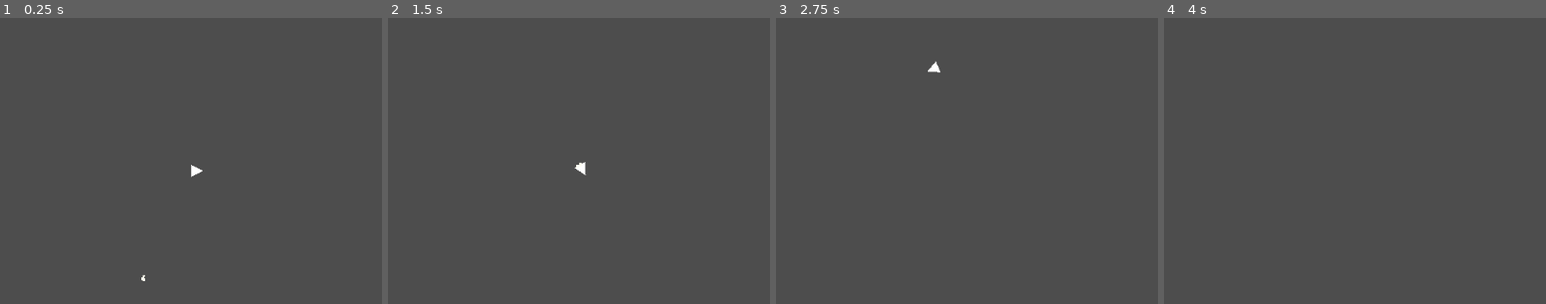
Above: before the commit, frames 1-4 (left to right).
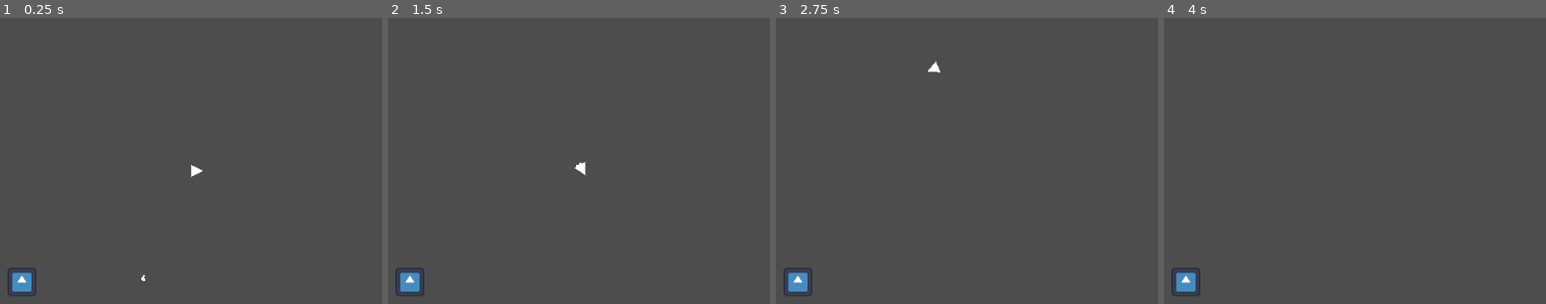
Above: after the commit, the same moments.

Repository: SerJolion/Asteroids
Game: Godot game, scene res://Scenes/main_scene.tscn
The game is run twice, just before and just after one commit, with the same random seed, the same clock (stepped at 60 frames per second) and the same inputs. The project has no main scene, so this scene is started directly. The engine's default icon, where the game draws it, is replaced by a stand-in: a white triangle on a blue panel in a dark square. Sound files missing from this copy of the repository are replaced by a short silence.
Inputs:
- Up to frame 1 (0.25 s): no input
- Up to frame 2 (1.5 s): tap Enter (ui_accept) at 0.5, 0.77 s; hold Right (ui_right) 0.53-1.28 s; hold Down (ui_down) from 1.28 s (still down)
- Up to frame 3 (2.75 s): tap Enter (ui_accept) at 1.52 s; release Down (ui_down) at 2.03 s; hold Right (ui_right) from 2.03 s (still down)
- Up to frame 4 (4 s): release Right (ui_right) at 2.78 s; hold Up (ui_up) 2.78-3.53 s; tap Enter (ui_accept) at 3.02, 3.77 s; hold Left (ui_left) from 3.53 s (still down)
The pictures show only the part of the screen within x 30-80%, y 20-70%; the shares and areas given below are measured in that part.

The runs differ from the first frame. In frame 1, 0.4% of the frame differs, in the area x 2-10%, y 87-98%; in frame 2, 0.4%; in frame 3, 0.4%; in frame 4, 0.4%.

Commit message:
добавлен поверап
Добавил объект, который накладывает на игрока эффекты

Diff:
--- a/Data/Effects/MedkitEffect.tres
+++ b/Data/Effects/MedkitEffect.tres
@@ -4,10 +4,10 @@
 
 [resource]
 script = ExtResource("1_hd08p")
-RegenValue = 0.0
+RegenValue = 60.0
 Id = "medkit_effect"
 DisplayName = "Востановление"
 Description = " Востановление корпуса корабля с помощью микроботов"
 PathToIcon = ""
-LifeTime = 10.0
-Type = 2
+LifeTime = 0.0
+Type = 0
--- a/Objects/Powerups/Powerup.tscn
+++ b/Objects/Powerups/Powerup.tscn
@@ -9,11 +9,13 @@
 [node name="Powerup" type="Node2D"]
 script = ExtResource("1_7vnvw")
 
-[node name="ActivateZone" type="Area2D" parent="."]
+[node name="PickupArea" type="Area2D" parent="."]
 
-[node name="CollisionShape2D" type="CollisionShape2D" parent="ActivateZone"]
+[node name="CollisionShape2D" type="CollisionShape2D" parent="PickupArea"]
 shape = SubResource("CircleShape2D_rf14o")
 
 [node name="Visual" type="Sprite2D" parent="."]
 scale = Vector2(0.3, 0.3)
 texture = ExtResource("2_p6a7t")
+
+[connection signal="body_entered" from="PickupArea" to="." method="_on_pickup_area_body_entered"]
--- a/Scenes/main_scene.tscn
+++ b/Scenes/main_scene.tscn
@@ -1,7 +1,8 @@
-[gd_scene load_steps=6 format=3 uid="uid://df0pvqa8am0gy"]
+[gd_scene load_steps=7 format=3 uid="uid://df0pvqa8am0gy"]
 
 [ext_resource type="Script" path="res://Scripts/WorldLogic.gd" id="1_iph1a"]
 [ext_resource type="Script" path="res://Scripts/GameLogic.gd" id="1_j73ng"]
+[ext_resource type="PackedScene" uid="uid://4jkqk88ima8o" path="res://Objects/Powerups/Powerup.tscn" id="3_8rvpa"]
 [ext_resource type="AudioStream" uid="uid://cwwa5pph84742" path="res://Sound/TestAmbient.mp3" id="4_lo31j"]
 [ext_resource type="PackedScene" uid="uid://d4mhe8clsfr08" path="res://Objects/Interfaces/UserInterfase.tscn" id="4_qcs80"]
 
@@ -35,6 +36,10 @@
 position = Vector2(1136, 848)
 rotation = 3.13428
 
+[node name="Powerup" parent="World" instance=ExtResource("3_8rvpa")]
+position = Vector2(334, 504)
+PathToCurrentEffect = "res://Data/Effects/MedkitEffect.tres"
+
 [node name="InterfaceLayer" type="CanvasLayer" parent="."]
 process_mode = 3
 
--- a/Scripts/Objects/PlayerLogic.gd
+++ b/Scripts/Objects/PlayerLogic.gd
@@ -31,7 +31,8 @@
 var Invincible:bool = false
 
 func _ready():
-	Health = MaxHealth
+	#Health = MaxHealth
+	Health = 1.0
 	Energy = MaxEnergy
 	AddEffect(load("res://Data/Effects/PlayerEnergyRegen.tres"))
 
--- a/Scripts/PowerupLogic.gd
+++ b/Scripts/PowerupLogic.gd
@@ -1,13 +1,17 @@
 extends Node2D
 
 @export_file('*.png') var PathToVisualSprite:String
-@export_file('*.res') var PathToCurrentEffect:String
+@export_file('*.tres') var PathToCurrentEffect:String
 
-# Called when the node enters the scene tree for the first time.
+var CurrentEffect:Effect
+
 func _ready():
-	pass # Replace with function body.
+	CurrentEffect = load(PathToCurrentEffect)
 
-
-# Called every frame. 'delta' is the elapsed time since the previous frame.
 func _process(delta):
 	pass
+
+func _on_pickup_area_body_entered(body):
+	if body.has_method('AddEffect'):
+		body.AddEffect(CurrentEffect)
+		queue_free()
